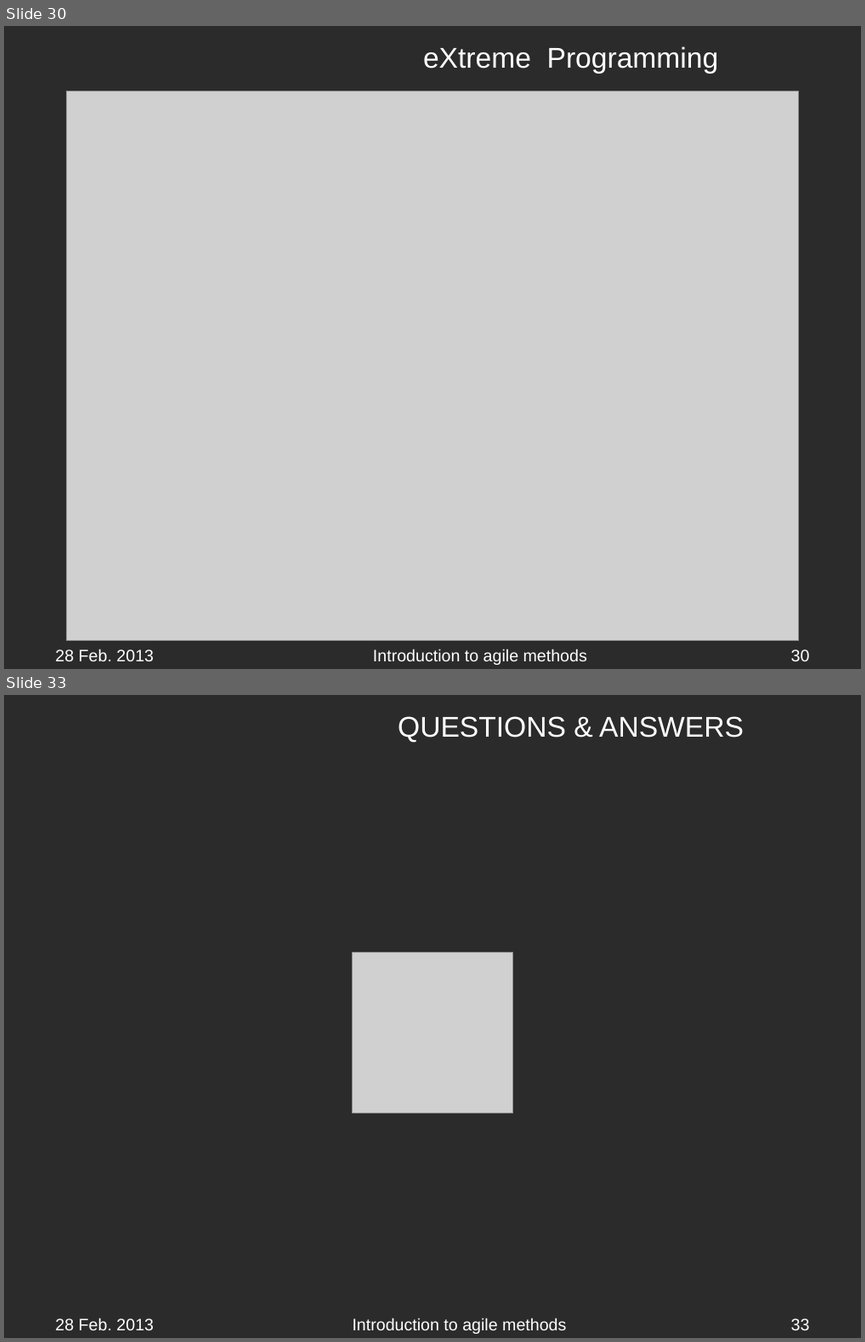
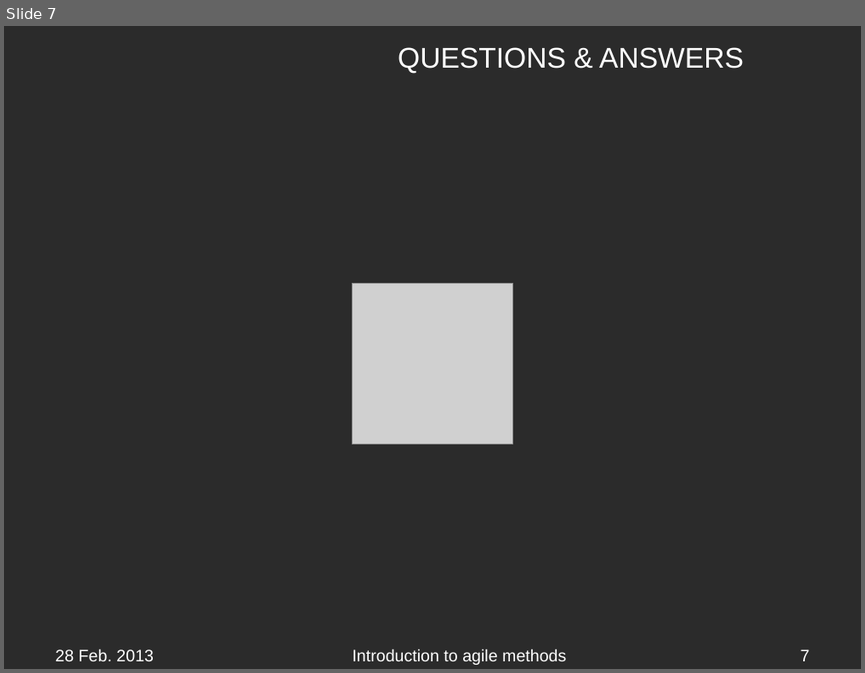
Before and after one commit to APGoblinShark/ap-bb-resources, a slide deck: AP-BrownBag(Javascript).pptx. Shown one above the other, each under a label of ours: slides 30 and 33 before the commit, slide 7 after it; the slides between them are not shown. The pictures are 865x1342 and 865x673 pixels, drawn with LibreOffice and Linux fonts; fonts in the diff are those of the drawing; grey boxes stand for pictures; background and template pictures are left out; a plain dark background stands for a picture behind light text. Boxes give left, top, right and bottom in pixels: in the first picture for what was removed or moved away, otherwise in the second. Text is boxed around its words. In the diff, an @@ line names an element or a change of style, - is before the commit and + after.

```diff
--- a/AP-BrownBag(Javascript).pptx
+++ b/AP-BrownBag(Javascript).pptx
@@ slide 30 removed at bbox=[4, 26, 861, 669], background picture (left out) @@
@@ title removed at bbox=[423, 46, 719, 74] @@
-eXtreme Programming
@@ picture removed at bbox=[67, 91, 798, 641] @@
@@ text removed at bbox=[55, 648, 154, 661] @@
-28 Feb. 2013
@@ text removed at bbox=[373, 648, 587, 664] @@
-Introduction to agile methods
@@ page number removed at bbox=[791, 649, 810, 661] @@
-30
@@ what was slide 33 is now slide 7 @@
@@ page number at bbox=[800, 649, 810, 661]: text changed @@
-33
+7
```
Also in this commit, not shown: 5 slides changed, 27 other slides removed.
